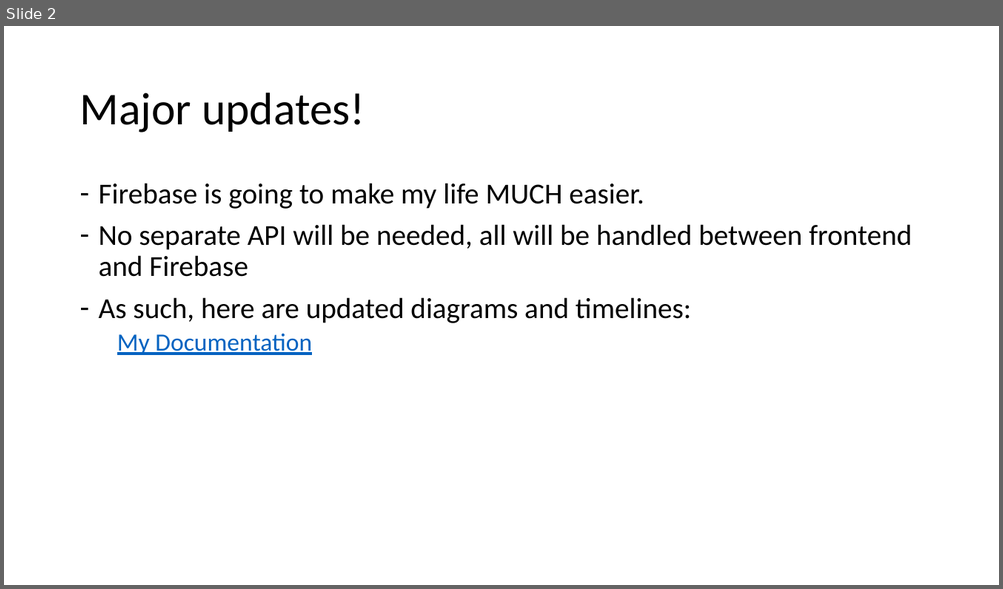
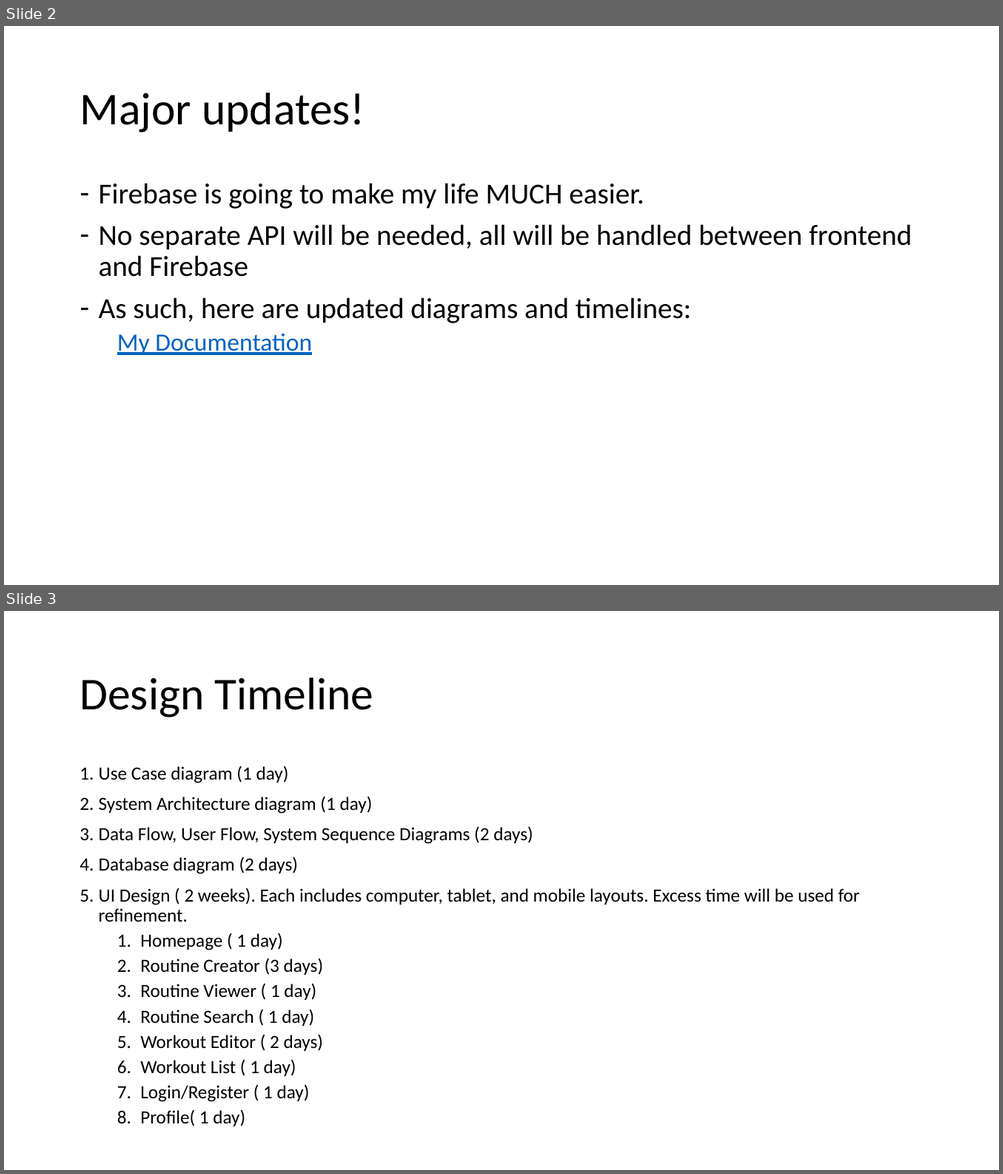
Before and after one commit to Skyward176/UnnamedFitnessApp, a slide deck: Documentation/Presentations/Presentation3.pptx. Shown one above the other, each under a label of ours: slide 2 before the commit, slides 2 and 3 after it. The pictures are 1003x589 and 1003x1174 pixels, drawn with LibreOffice and Linux fonts; fonts in the diff are those of the drawing. Boxes give left, top, right and bottom in pixels: in the first picture for what was removed or moved away, otherwise in the second. Text is boxed around its words. In the diff, an @@ line names an element or a change of style, - is before the commit and + after.

Commit message:
Complete User Flow User Flow diagram

```diff
--- a/Documentation/Presentations/Presentation3.pptx
+++ b/Documentation/Presentations/Presentation3.pptx
@@ slide 3 added at [4, 611, 999, 1170], background #FFFFFF @@
@@ title added at [79, 678, 373, 718], 44 pt, text #000000 @@
+Design Timeline
@@ text added at [99, 766, 859, 1127], 18 pt, text #000000 @@
+1. Use Case diagram (1 day)
+2. System Architecture diagram (1 day)
+3. Data Flow, User Flow, System Sequence Diagrams (2 days)
+4. Database diagram (2 days)
+5. UI Design ( 2 weeks). Each includes computer, tablet, and mobile layouts. Excess time will be used for refinement.
+  1. Homepage ( 1 day)
+  2. Routine Creator (3 days)
+  3. Routine Viewer ( 1 day)
+  4. Routine Search ( 1 day)
+  5. Workout Editor ( 2 days)
+  6. Workout List ( 1 day)
+  7. Login/Register ( 1 day)
+  8. Profile( 1 day)
```
Also in this commit, not shown: 5 other slides added, 3 other files.
